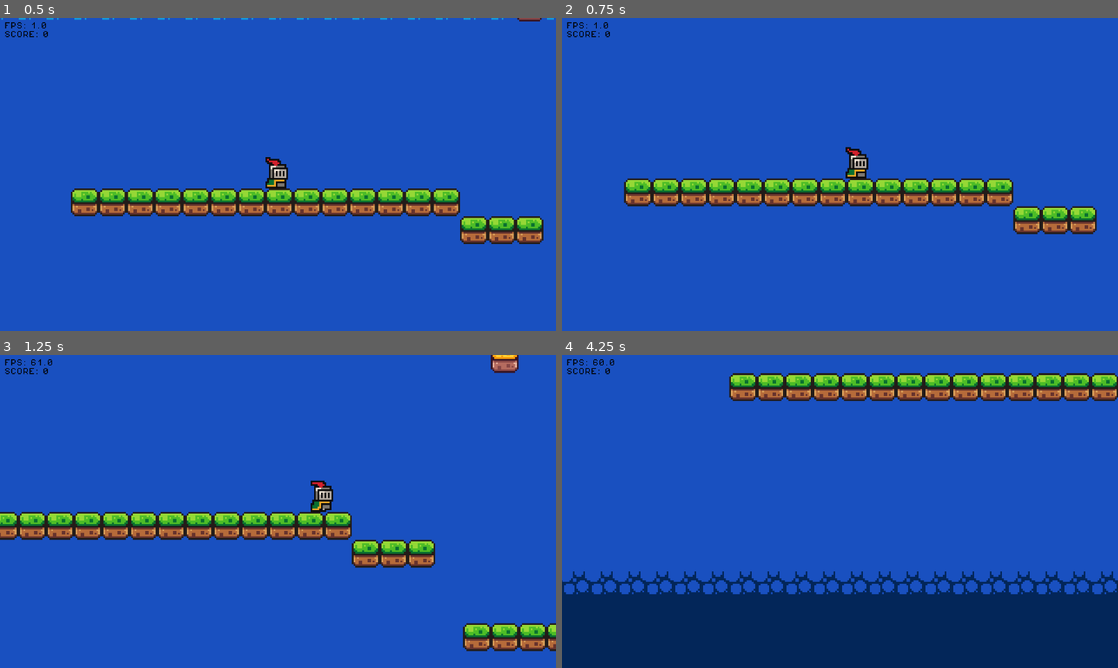
Above: before the commit, frames 1-4 (two rows, left to right).
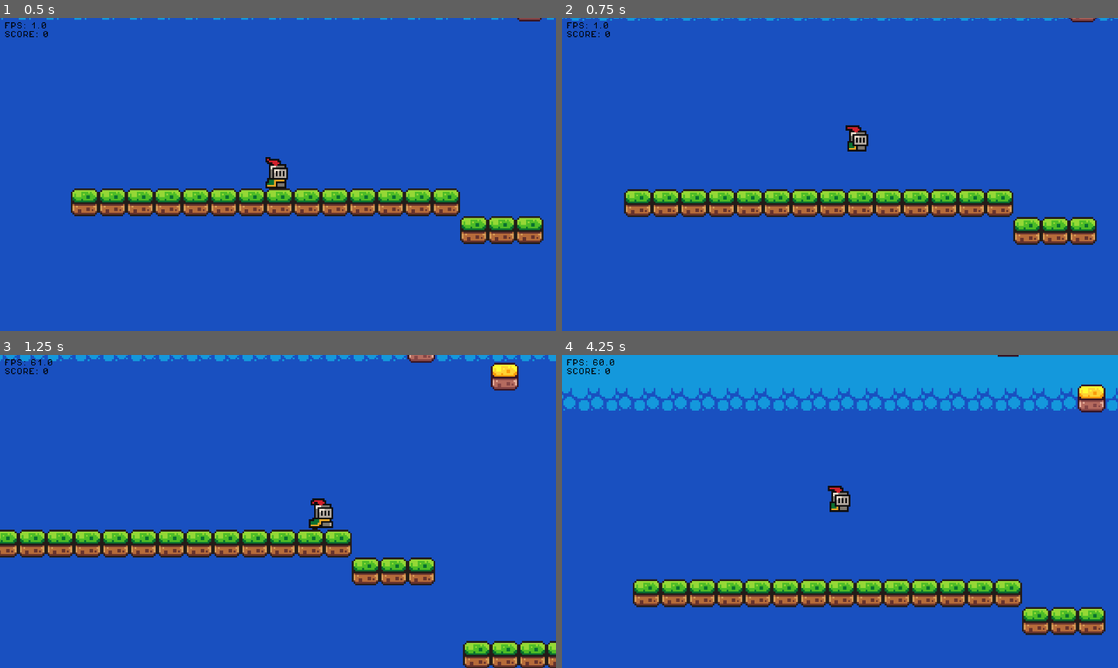
Above: after the commit, the same moments.

Repository: Gucksus/Godot-Tutorial-Game
Game: Godot game, scene res://scenes/game.tscn
Same seed, same stepped clock (60 frames per second), same inputs: the game is played once before the commit and once after it.
Inputs:
- Up to frame 1 (0.5 s): no input
- Up to frame 2 (0.75 s): hold D (right) from 0.53 s (still down); tap Space (jump) at 0.6 s
- Up to frame 3 (1.25 s): keep holding D (right); tap Space (jump) at 0.77, 1.07 s
- Up to frame 4 (4.25 s): tap Space (jump) at 1.35, 1.52, 1.82, 2.1, 2.85, 3.02, 3.32, 3.6, 3.77, 4.07 s; release D (right) at 2.03 s; hold A (left) 2.03-2.78 s; hold D (right) from 2.78 s (still down)

Frame 1 is identical in both runs. In frame 2, 11% of the frame differs, in the area x 0-100%, y 0-73%; in frame 3, 15%; in frame 4, 45%, in the area x 0-100%, y 0-100%.

Commit message:
Fixed jump velocity and not falling edge case.

Diff:
--- a/scripts/player.gd
+++ b/scripts/player.gd
@@ -3,8 +3,8 @@
 const MAX_SPEED = 150
 const ACCELERATION = 500
 const DECELERATION = 600
-const MAX_JUMP_VELOCITY = -300
-const TIME_TO_REACH_MAX_JUMP = .5
+const JUMP_VELOCITY = -200
+const TIME_TO_REACH_MAX_HEIGHT = .4
 
 var jump_timer := 0.0
 var jump_velocity := 0.0
@@ -27,8 +27,11 @@
 		States.ON_FLOOR:
 			if Input.is_action_just_pressed("jump"):
 				jump_accel_tween = create_tween()
-				jump_accel_tween.tween_method(set_velocityY, 0, MAX_JUMP_VELOCITY, TIME_TO_REACH_MAX_JUMP).set_trans(Tween.TRANS_QUART).set_ease(Tween.EASE_IN)
+				jump_accel_tween.tween_method(set_velocityY, JUMP_VELOCITY, 0, TIME_TO_REACH_MAX_HEIGHT).set_trans(Tween.TRANS_QUART).set_ease(Tween.EASE_IN)
 				set_state(States.JUMPING)
+				return
+			if not is_on_floor():
+				set_state(States.FALLING)
 				return
 			jump_timer = 0
 
@@ -40,7 +43,7 @@
 			velocity += get_gravity() * delta
 
 		States.JUMPING:
-			if jump_timer >= TIME_TO_REACH_MAX_JUMP or Input.is_action_just_released("jump"):
+			if jump_timer >= TIME_TO_REACH_MAX_HEIGHT or Input.is_action_just_released("jump"):
 				if jump_accel_tween:
 					jump_accel_tween.kill()
 
@@ -56,7 +59,6 @@
 
 	# Hanlde animation.
 	if not is_on_floor():
-		# Add the gravity.
 		animated_sprite.play("jump")
 	else:
 		# Play idle animation if standing still, else play "run" animation.
